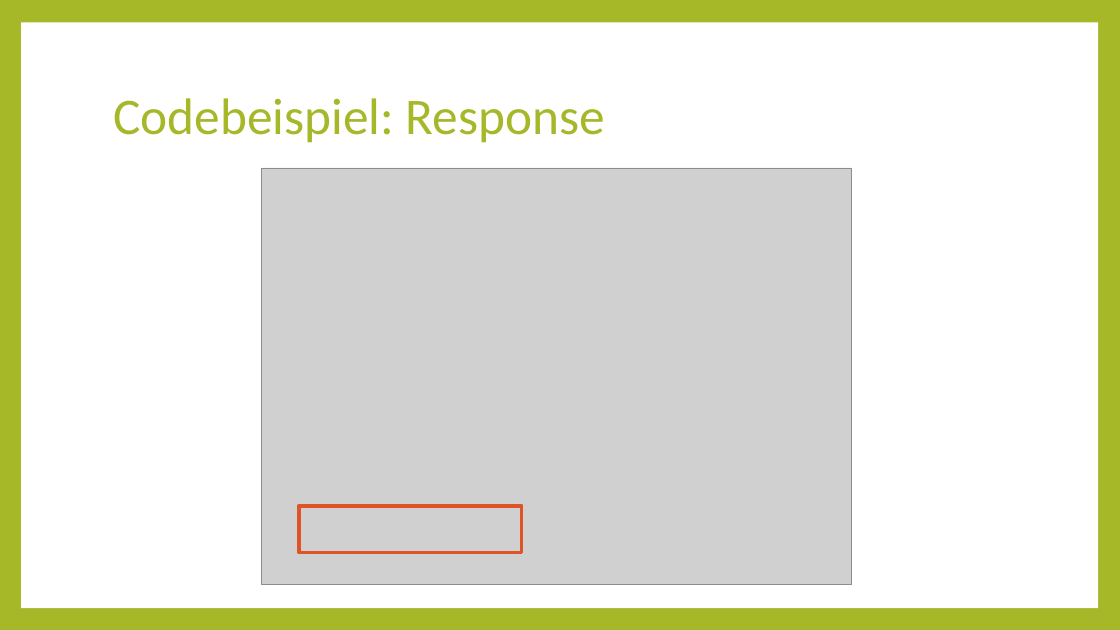
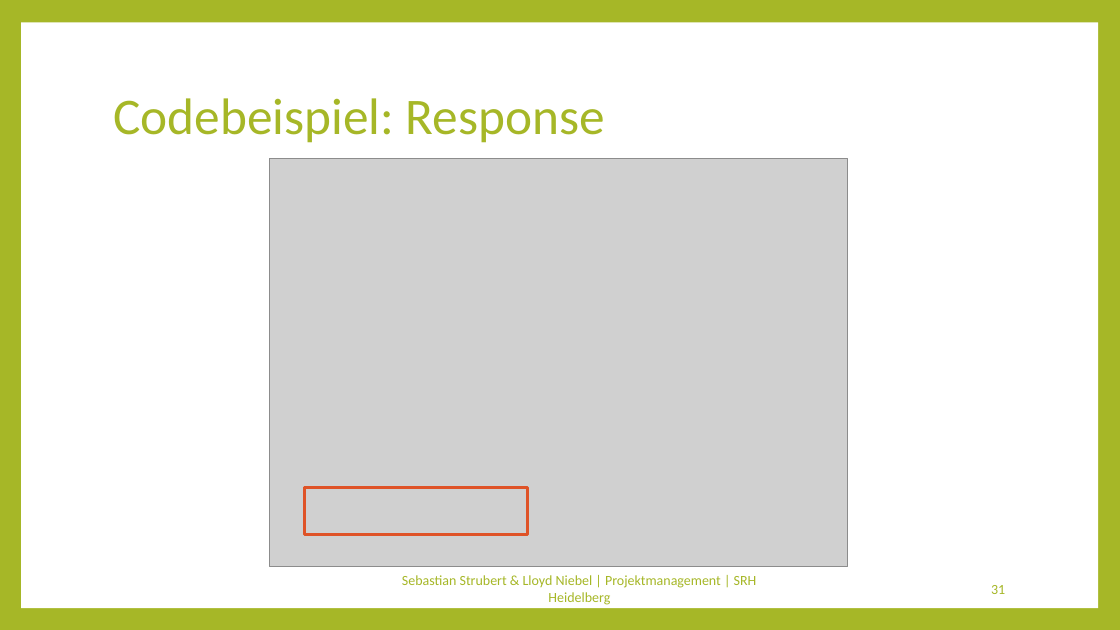
Before and after one commit to Kulu-M/KanBan-App, a slide deck: slide 31 of KanBan-App/Documents/Abschlusspräsentation/Projektmanagement.pptx (slide 27 before the commit). Drawn at 1120x630 pixels with LibreOffice and Linux fonts; fonts in the diff are those of the drawing; grey boxes stand for pictures. Boxes give left, top, right and bottom in pixels: in the first picture for what was removed or moved away, otherwise in the second. Text is boxed around its words. In the diff, an @@ line names an element or a change of style, - is before the commit and + after.

```diff
--- a/KanBan-App/Documents/Abschlusspräsentation/Projektmanagement.pptx
+++ b/KanBan-App/Documents/Abschlusspräsentation/Projektmanagement.pptx
@@ picture: place and size @@
-picture at <box>261,168,851,584</box>
+picture at <box>270,158,849,566</box>
@@ rectangle: place and size @@
-rectangle at <box>299,506,522,553</box>
+rectangle at <box>305,488,528,535</box>
@@ text added at <box>402,575,757,605</box>, 12 pt, text #A6B727 @@
+Sebastian Strubert & Lloyd Niebel | Projektmanagement | SRH Heidelberg
@@ page number added at <box>991,585,1005,594</box>, 12 pt, text #A6B727 @@
+31
```
Also in this commit, not shown: 20 other slides changed, 14 slides added, 7 slides removed.
